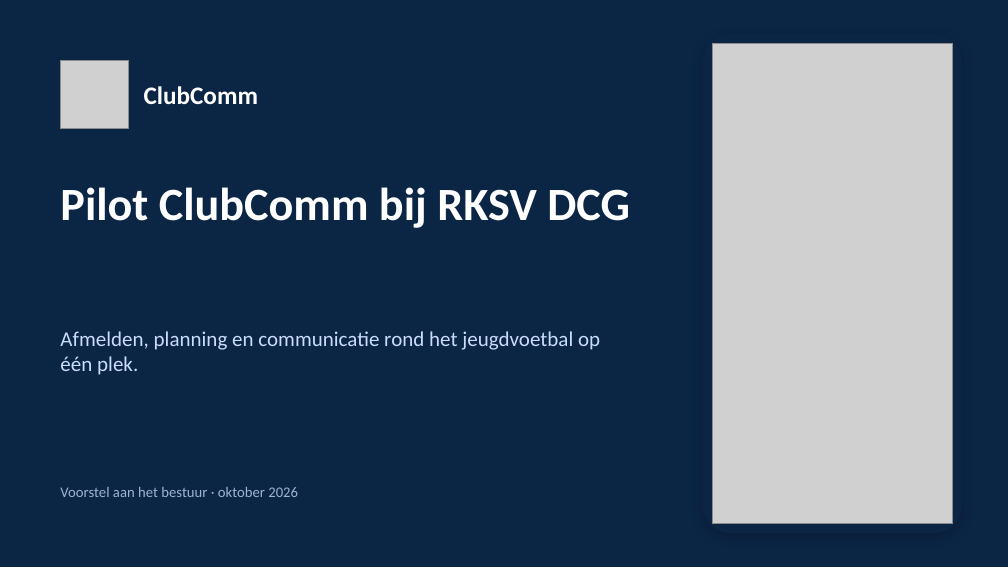
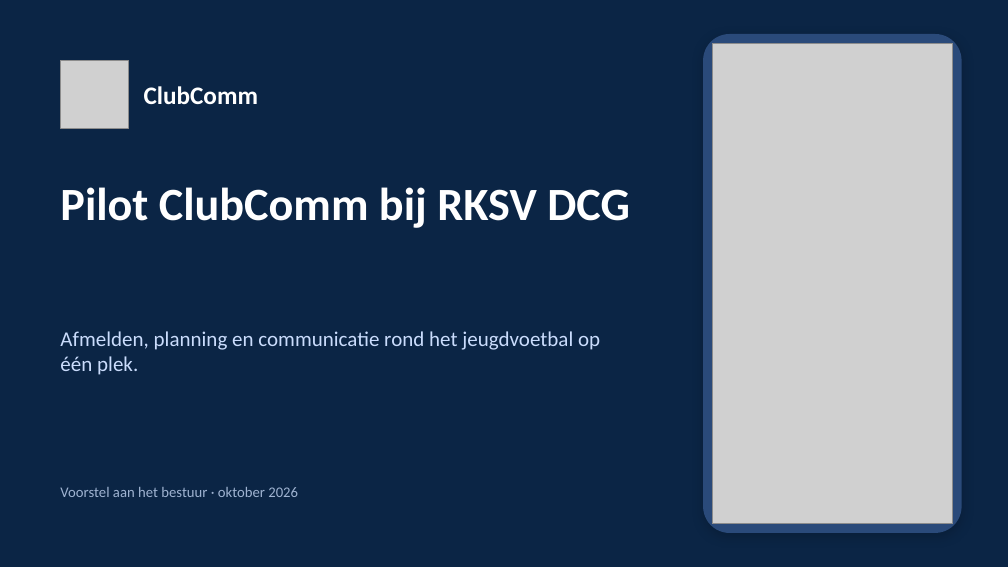
Before and after one commit to sofianabayahya/Clubcomm, a slide deck: slide 1 of docs/presentaties/ClubComm-bestuur.pptx. Drawn at 1008x567 pixels with LibreOffice and Linux fonts; fonts in the diff are those of the drawing; grey boxes stand for pictures. Boxes give left, top, right and bottom in pixels: in the first picture for what was removed or moved away, otherwise in the second. Text is boxed around its words. In the diff, an @@ line names an element or a change of style, - is before the commit and + after.

```diff
--- a/docs/presentaties/ClubComm-bestuur.pptx
+++ b/docs/presentaties/ClubComm-bestuur.pptx
@@ rounded rectangle at (703,34,962,533): fill #0B2545 to #2A4A7A @@
```
Also in this commit, not shown: 6 other files.
